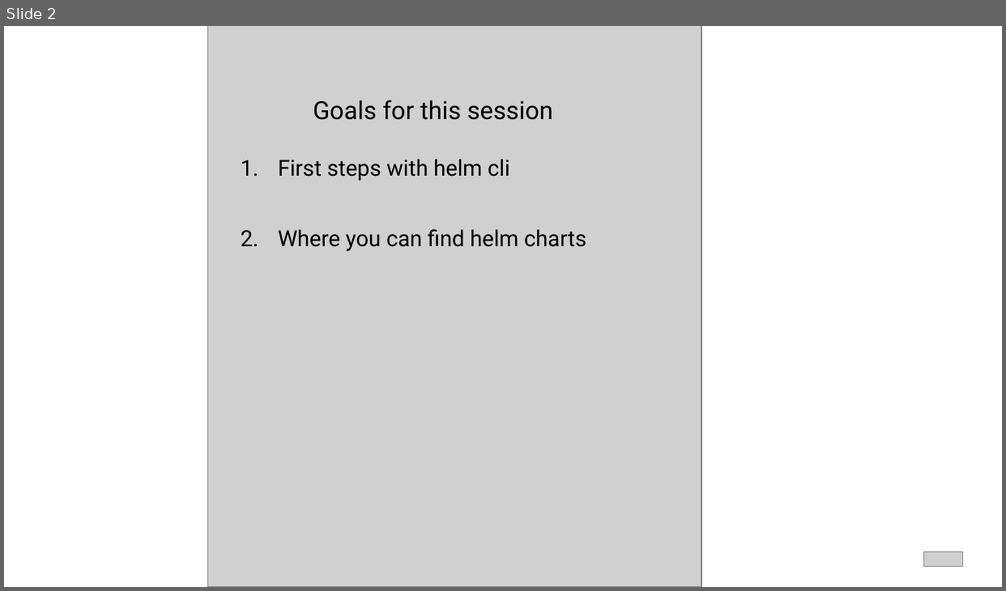
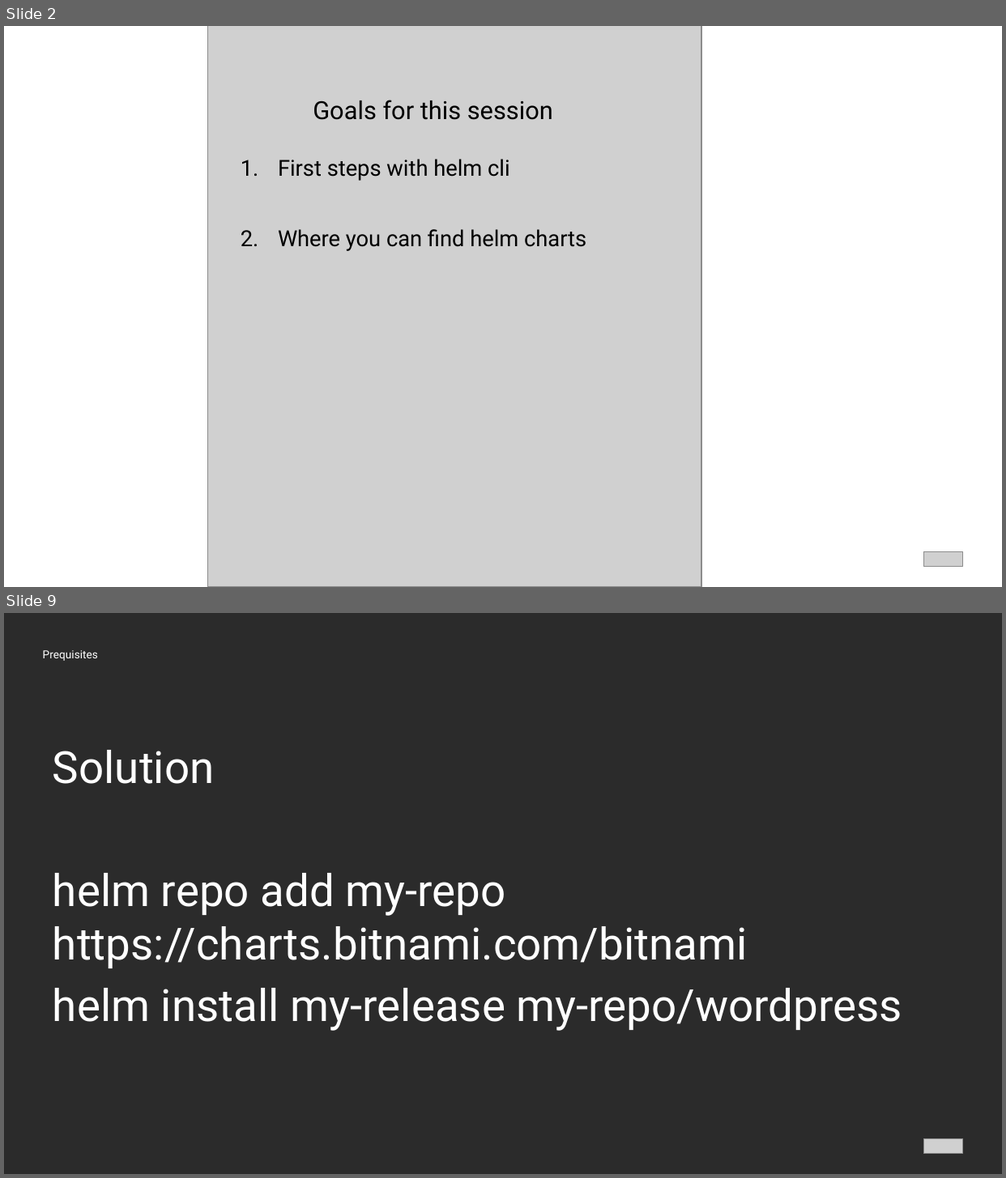
Before and after one commit to Hassel93/helm_course, a slide deck: presentations/01_04_Helm_Cli.pptx. Shown one above the other, each under a label of ours: slide 2 before the commit, slides 2 and 9 after it; the slides between them are not shown. The pictures are 1006x591 and 1006x1178 pixels, drawn with LibreOffice and Linux fonts; fonts in the diff are those of the drawing; grey boxes stand for pictures; background and template pictures are left out; a plain dark background stands for a picture behind light text. Boxes give left, top, right and bottom in pixels: in the first picture for what was removed or moved away, otherwise in the second. Text is boxed around its words. In the diff, an @@ line names an element or a change of style, - is before the commit and + after.

```diff
--- a/presentations/01_04_Helm_Cli.pptx
+++ b/presentations/01_04_Helm_Cli.pptx
@@ slide 9 added at (x1=4, y1=613, x2=1002, y2=1174), background picture (left out) @@
@@ text added at (x1=43, y1=650, x2=98, y2=661), 8 pt, text #FFFFFF @@
+Prequisites
@@ text added at (x1=53, y1=750, x2=902, y2=1031), 32 pt, text #FFFFFF @@
+Solution
+helm repo add my-repo https://charts.bitnami.com/bitnami
+helm install my-release my-repo/wordpress
@@ picture added at (x1=924, y1=1139, x2=963, y2=1154) @@
```
Also in this commit, not shown: 4 slides changed, 11 other slides added, 38 other files.
